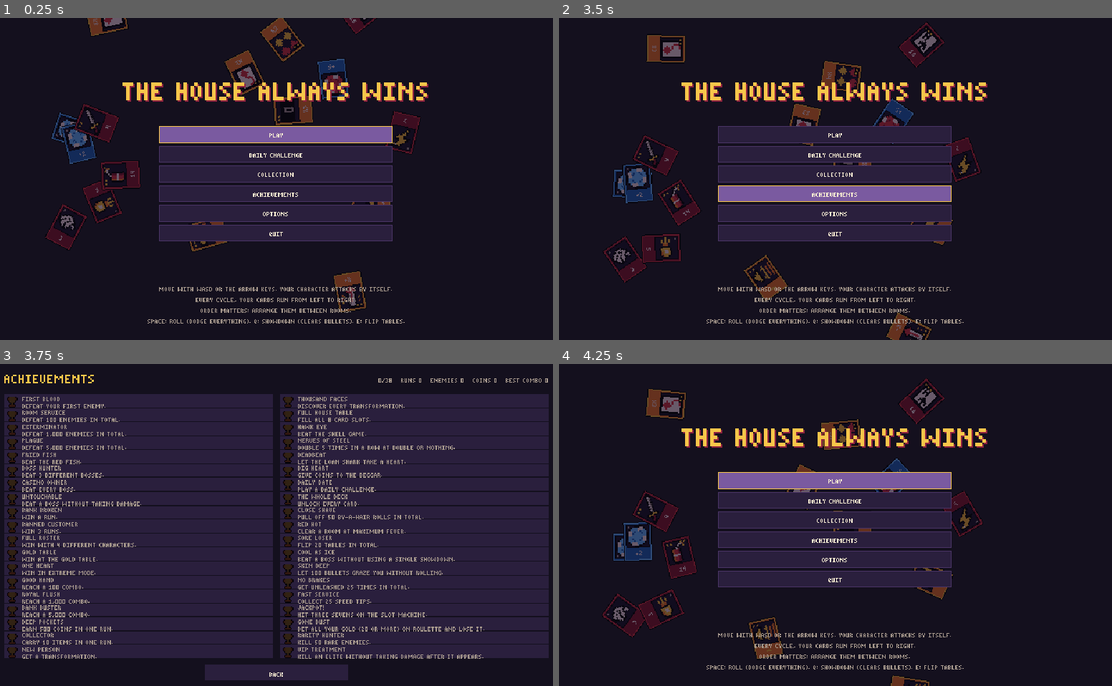
Above: before the commit, frames 1-4 (two rows, left to right).
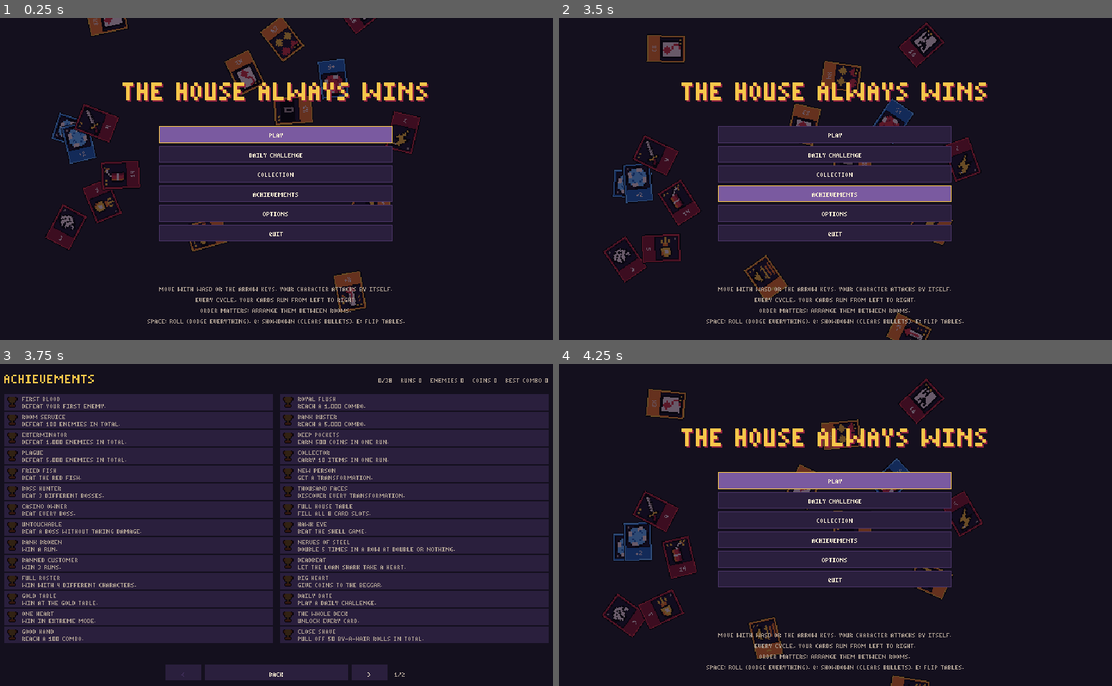
Above: after the commit, the same moments.

Repository: jcamara1240-hub/la-casa-siempre-gana
Game: Godot game, scene res://scenes/main.tscn
Two runs of this game, one before a commit and one after it. Both use one fixed random seed, a clock stepped at 60 frames per second and the inputs below.
Inputs (mouse positions are in pixels of both pictures, inside the frame that each line leads up to):
- Up to frame 1 (0.25 s): no input
- Up to frame 2 (3.5 s): tap Enter at 0.5, 2.75 s; drag from (835, 314) to (890, 108) at 0.52 s; drag from (835, 179) to (807, 243) at 1.27 s; tap Space at 2 s; move the mouse to (835, 179) at 2.02 s; hold Right 2.03-2.75 s; tap Shift at 2.1 s; click (835, 179) at 2.17 s; tap E at 2.3 s; drag from (807, 243) to (664, 130) at 2.77 s
- Up to frame 3 (3.75 s): move the mouse to (447, 573) at 3.52 s; hold Left from 3.53 s (still down); tap Enter at 3.6 s; click (447, 573) at 3.67 s
- Up to frame 4 (4.25 s): keep holding Left; tap Space at 3.77 s; tap Keypad Enter at 3.8 s; tap Escape at 4.15 s

Frames 1-2 are identical in both runs. In frame 3, 21% of the frame differs, in the area x 0-100%, y 10-99%; in frame 4, nothing differs.

Commit message:
Remates: sala de apuestas con mando, logros por páginas y menos etiquetas de raros

Diff:
--- a/scripts/ambiente.gd
+++ b/scripts/ambiente.gd
@@ -25,6 +25,9 @@
 const COLOR_ORO := Color8(247, 198, 74)
 const COLOR_AVISO := Color8(214, 61, 79)
 const COLOR_FIEBRE := Color8(240, 129, 60)
+# Con muchos raros juntos sus etiquetas se pisarían: solo las de los más cercanos al jugador
+# (los élites primero) y sin solaparse. A los demás los distingue el aura.
+const ETIQUETAS_MAX := 4
 
 
 ## Una capa que se pinta llamando a una función del ambiente.
@@ -37,6 +40,10 @@
 
 var _mundo: Node2D
 var _jugador  # el de player.gd
+var _con_etiqueta: Array = []  # los raros y élites que enseñan etiqueta este frame
+var _cand_e: Array = []  # candidatos a etiqueta, del más cercano al más lejano
+var _cand_d: Array = []
+var _cajas_etiqueta: Array = []
 var _jugo  # Jugo: para el humo y los trozos al aparecer
 var _restos: Lienzo
 var _luz: Lienzo
@@ -659,6 +666,7 @@
 	if horda == null:
 		return
 	var parpadeo := int(_t * 14.0) % 2 == 0
+	_elegir_etiquetas(horda)
 	for e in horda.enemigos:
 		if not e.activo() or e is Jefe:
 			continue
@@ -687,21 +695,66 @@
 ## Raros y élites: su etiqueta sobre la cabeza (encima del "!" si va a atacar) y, si llevan
 ## escudo, el arco que les cubre de frente. Se lee en plena horda y por encima del posproceso.
 func _pintar_rango(l: Node2D, e, parpadeo: bool) -> void:
-	var texto: String = e.etiqueta()
 	var color: Color = Enemigo.COLOR_ELITE if e.elite else Enemigo.COLOR_RARO
+	var texto: String = e.etiqueta() if e in _con_etiqueta else ""
+	if texto != "":
+		var caja := _caja_etiqueta(e, texto)
+		l.draw_rect(caja, Color(0.08, 0.06, 0.12, 0.6))
+		l.draw_string(Juego.fuente, caja.position + Vector2(1.0, 7.0), texto, HORIZONTAL_ALIGNMENT_LEFT, -1, 8, color)
+	if e.tiene_mod("escudo"):
+		var ang: float = e.frente().angle()
+		l.draw_arc(e.position, e.radio + 4.0, ang - 0.9, ang + 0.9, 8, Color(color, 0.85 if parpadeo else 0.65), 2.0)
+
+
+## Dónde va la etiqueta (con su fondo): sobre la cabeza, o encima del "!" si va a atacar.
+func _caja_etiqueta(e, texto: String) -> Rect2:
 	var tex: Texture2D = e.texture
 	var alto: float = 16.0 if tex == null else float(tex.get_height()) / e.vframes * absf(e.scale.y)
 	var sube := 10.0 if AVISAN.has(e.tipo) and e.frame == 3 else 0.0
-	if texto != "":
-		var fuente: Font = Juego.fuente
-		var ancho := fuente.get_string_size(texto, HORIZONTAL_ALIGNMENT_LEFT, -1, 8).x
-		var x := clampf(roundf(e.position.x - ancho * 0.5), 2.0, 638.0 - ancho)
-		var y := roundf(e.position.y - alto * 0.5 - 2.0 - sube)
-		l.draw_rect(Rect2(x - 1.0, y - 7.0, ancho + 2.0, 8.0), Color(0.08, 0.06, 0.12, 0.6))
-		l.draw_string(fuente, Vector2(x, y), texto, HORIZONTAL_ALIGNMENT_LEFT, -1, 8, color)
-	if e.tiene_mod("escudo"):
-		var ang: float = e.frente().angle()
-		l.draw_arc(e.position, e.radio + 4.0, ang - 0.9, ang + 0.9, 8, Color(color, 0.85 if parpadeo else 0.65), 2.0)
+	var ancho := Juego.fuente.get_string_size(texto, HORIZONTAL_ALIGNMENT_LEFT, -1, 8).x
+	var x := clampf(roundf(e.position.x - ancho * 0.5), 2.0, 638.0 - ancho)
+	var y := roundf(e.position.y - alto * 0.5 - 2.0 - sube)
+	return Rect2(x - 1.0, y - 7.0, ancho + 2.0, 8.0)
+
+
+## Qué raros y élites llevan etiqueta: como mucho ETIQUETAS_MAX, los élites antes y luego los
+## más cercanos al jugador, saltándose la que pisaría a otra ya puesta. Se miran solo los
+## 2 x ETIQUETAS_MAX más cercanos (inserción en una lista corta): nada que ordenar por frame.
+func _elegir_etiquetas(horda) -> void:
+	_con_etiqueta.clear()
+	_cand_e.clear()
+	_cand_d.clear()
+	var origen: Vector2 = _jugador.position if _jugador != null else CENTRO_PANTALLA
+	var tope := ETIQUETAS_MAX * 2
+	for e in horda.enemigos:
+		if e.rango <= 0 or not e.activo() or e is Jefe:
+			continue
+		var d: float = origen.distance_squared_to(e.position) - (1.0e9 if e.elite else 0.0)
+		if _cand_d.size() >= tope and d >= _cand_d[-1]:
+			continue
+		var i := _cand_d.bsearch(d)
+		_cand_d.insert(i, d)
+		_cand_e.insert(i, e)
+		if _cand_d.size() > tope:
+			_cand_d.pop_back()
+			_cand_e.pop_back()
+	_cajas_etiqueta.clear()
+	for e in _cand_e:
+		var texto: String = e.etiqueta()
+		if texto == "":
+			continue
+		var caja := _caja_etiqueta(e, texto).grow(1.0)
+		var pisa := false
+		for otra in _cajas_etiqueta:
+			if caja.intersects(otra):
+				pisa = true
+				break
+		if pisa:
+			continue
+		_cajas_etiqueta.append(caja)
+		_con_etiqueta.append(e)
+		if _con_etiqueta.size() >= ETIQUETAS_MAX:
+			return
 
 
 ## El rótulo de la oleada, pegado al muro de arriba: dos rayas entran desde los lados, el
--- a/scripts/idioma.gd
+++ b/scripts/idioma.gd
@@ -345,6 +345,8 @@
 	"Reina": "Queen", "Crupier": "Dealer", "Matón": "Thug", "Camarero": "Waiter",
 	"Cazarrarezas": "Rarity Hunter", "Elimina a 50 enemigos raros.": "Kill 50 rare enemies.",
 	"Trato VIP": "VIP Treatment", "Elimina a un élite sin recibir daño desde que aparece.": "Kill an elite without taking damage after it appears.",
+	# Sala de apuestas con mando: la ayuda enseña el botón de interactuar.
+	"%s: JUGAR A LA TRAGAPERRAS": "%s: PLAY THE SLOT MACHINE", "%s: JUGAR A LA RULETA": "%s: PLAY ROULETTE",
 }
 
 
--- a/scripts/main.gd
+++ b/scripts/main.gd
@@ -1106,7 +1106,11 @@
 	var r := maquina_a_mano()
 	var texto := ""
 	if r != null and not Juego.tactil:
-		texto = Idioma.t("E: JUGAR A LA TRAGAPERRAS") if r.datos.maquina == "tragaperras" else Idioma.t("E: JUGAR A LA RULETA")
+		if Mando.activo:
+			var ayuda := "%s: JUGAR A LA TRAGAPERRAS" if r.datos.maquina == "tragaperras" else "%s: JUGAR A LA RULETA"
+			texto = Idioma.t(ayuda) % Mando.nombre("interactuar")
+		else:
+			texto = Idioma.t("E: JUGAR A LA TRAGAPERRAS") if r.datos.maquina == "tragaperras" else Idioma.t("E: JUGAR A LA RULETA")
 	if texto == _hint_maquina:
 		return
 	if _aviso.text == _hint_maquina:
--- a/scripts/panel_apuestas.gd
+++ b/scripts/panel_apuestas.gd
@@ -3,6 +3,7 @@
 ## La tragaperras y la ruleta de la sala de apuestas. Las reglas están en Apuestas: aquí
 ## se apuesta, se anima y se enseña lo que ha salido. Con ratón (o dedo) se pulsa en los
 ## botones; con teclado, flechas para elegir y E, Intro o Espacio para pulsar. Esc sale.
+## Con mando, la cruceta o el stick eligen (arriba y abajo cambian de fila), A pulsa y B sale.
 
 signal cerrado
 signal jugada  # después de cada tirada: main guarda la partida y ya no vale recargar
@@ -46,6 +47,7 @@
 var _vida_max_visto := -1
 var _destello := 0.0  # el panel se ilumina un momento con los premios buenos
 var _t := 0.0
+var _seguro := 0.0  # con el mando, un instante en el que A y B no hacen nada (ver Selector)
 # Tragaperras
 var _rodillos: Array = ["siete", "siete", "siete"]
 var _giro: Array = [0.0, 0.0, 0.0]
@@ -96,6 +98,7 @@
 	_destello = 0.0
 	_parado = [true, true, true]
 	_ficha = Apuestas.FICHAS[0]
+	_seguro = Selector.SEGURO_MANDO
 	visible = true
 	if _maquina == "tragaperras":
 		_texto = Idioma.t("TRES IGUALES EN LA LÍNEA. CADA TIRADA CUESTA MÁS QUE LA ANTERIOR.")
@@ -238,6 +241,8 @@
 		Sonido.tocar("perder")
 	if _resultado.has("objeto"):
 		Sonido.tocar("objeto")
+	# Si vienes aporreando A para acabar la animación, no vuelves a tirar sin ver el premio.
+	_seguro = Selector.SEGURO_MANDO
 	_menu()
 
 
@@ -304,6 +309,7 @@
 	if not visible:
 		return
 	_t += delta
+	_seguro = maxf(_seguro - delta, 0.0)
 	_destello = maxf(_destello - delta * 1.5, 0.0)
 	for i in 3:
 		_rebote[i] = maxf(_rebote[i] - delta, 0.0)
@@ -363,6 +369,12 @@
 
 
 func _unhandled_input(evento: InputEvent) -> void:
+	if visible and Mando.es_mando(evento):
+		var tecla := Mando.tecla_mando(evento)
+		if tecla != KEY_NONE:
+			get_viewport().set_input_as_handled()
+			_entrada_mando(tecla)
+		return
 	if not visible or not (evento is InputEventKey) or not evento.pressed or evento.echo:
 		return
 	get_viewport().set_input_as_handled()
@@ -381,6 +393,60 @@
 			_mover_seleccion(-1)
 		KEY_RIGHT, KEY_DOWN, KEY_D, KEY_S, KEY_TAB:
 			_mover_seleccion(1)
+
+
+## Con el mando: la cruceta o el stick recorren los botones que se pueden pulsar (arriba y
+## abajo saltan de fila: fichas, apuestas, marcharse), A pulsa y B se marcha. Mientras gira,
+## A o B acaban la animación. Al abrir y al ver un premio, A y B esperan un instante.
+func _entrada_mando(tecla: Key) -> void:
+	if _fase == Fase.GIRANDO:
+		if tecla == KEY_ENTER or tecla == KEY_ESCAPE:
+			saltar_animacion()
+		return
+	match tecla:
+		KEY_LEFT: _mover_mando(Vector2.LEFT)
+		KEY_RIGHT: _mover_mando(Vector2.RIGHT)
+		KEY_UP: _mover_mando(Vector2.UP)
+		KEY_DOWN: _mover_mando(Vector2.DOWN)
+		KEY_ENTER:
+			if _seguro > 0.0:
+				return
+			if _sobre == -1 or not _botones[_sobre].activo:
+				_sobre = _primer_activo()
+			else:
+				_pulsar(_sobre)
+		KEY_ESCAPE:
+			if _seguro > 0.0:
+				return
+			_cerrar()
+
+
+## El botón activo más cercano hacia ese lado (por filas); si no hay ninguno, el siguiente
+## en orden, como con el teclado.
+func _mover_mando(hacia: Vector2) -> void:
+	if _sobre == -1 or _sobre >= _botones.size():
+		_sobre = _primer_activo()
+		return
+	var desde: Vector2 = _botones[_sobre].caja.get_center()
+	var mejor := -1
+	var mejor_d := INF
+	for i in _botones.size():
+		if i == _sobre or not _botones[i].activo:
+			continue
+		var d: Vector2 = _botones[i].caja.get_center() - desde
+		var avance := d.dot(hacia)
+		var lado := absf(d.dot(hacia.orthogonal()))
+		if avance <= 2.0 or (hacia.x != 0.0 and lado > 4.0):
+			continue  # a izquierda y derecha, solo en la misma fila
+		var dist := avance + lado * 0.5
+		if dist < mejor_d:
+			mejor_d = dist
+			mejor = i
+	if mejor == -1:
+		_mover_seleccion(1 if hacia.x + hacia.y > 0.0 else -1)
+		return
+	_sobre = mejor
+	Sonido.tocar("mover")
 
 
 func _mover_seleccion(paso: int) -> void:
--- a/scripts/pantalla_logros.gd
+++ b/scripts/pantalla_logros.gd
@@ -7,6 +7,9 @@
 const CAJA_VOLVER := Rect2(240, 336, 160, 18)
 const ALTO_MAX := 20.0
 const ZONA := 296.0  # alto libre entre el título y el botón de volver
+# Con más logros de los que caben a dos columnas de filas enteras, se pasa de página.
+const CAJA_ANTERIOR := Rect2(196, 336, 40, 18)
+const CAJA_SIGUIENTE := Rect2(404, 336, 40, 18)
 const COLOR_CREMA := Color8(247, 236, 210)
 const COLOR_ORO := Color8(247, 198, 74)
 const COLOR_GRIS := Color8(168, 154, 142)
@@ -15,6 +18,8 @@
 var _trofeo: Texture2D
 var _por_columna := 14
 var _alto_fila := ALTO_MAX
+var _pagina := 0
+var _paginas := 1
 
 
 func _ready() -> void:
@@ -22,13 +27,16 @@
 	size = Vector2(640, 360)
 	visible = false
 	_ids = LogrosDB.LOGROS.keys()
-	# Dos columnas; si hay más logros, las filas se aprietan para que todo quepa sobre el botón.
-	_por_columna = maxi(1, ceili(_ids.size() / 2.0))
-	_alto_fila = minf(ALTO_MAX, ZONA / _por_columna)
+	# Dos columnas de filas enteras (nombre y descripción se leen sin pisarse); lo que no
+	# cabe va a la página siguiente.
+	_por_columna = maxi(1, floori(ZONA / ALTO_MAX))
+	_alto_fila = ALTO_MAX
+	_paginas = maxi(1, ceili(_ids.size() / float(_por_columna * 2)))
 	_trofeo = load("res://assets/objetos/trofeo.png")
 
 
 func abrir() -> void:
+	_pagina = 0
 	visible = true
 	queue_redraw()
 
@@ -39,16 +47,47 @@
 	atras.emit()
 
 
-func _gui_input(evento: InputEvent) -> void:
-	if evento is InputEventMouseButton and evento.pressed and evento.button_index == MOUSE_BUTTON_LEFT \
-			and CAJA_VOLVER.has_point(evento.position):
-		_volver()
+func _pasar_pagina(paso: int) -> void:
+	var nueva := clampi(_pagina + paso, 0, _paginas - 1)
+	if nueva == _pagina:
+		return
+	_pagina = nueva
+	Sonido.tocar("mover")
+	queue_redraw()
 
 
+func _gui_input(evento: InputEvent) -> void:
+	if not (evento is InputEventMouseButton) or not evento.pressed:
+		return
+	match evento.button_index:
+		MOUSE_BUTTON_LEFT:
+			if CAJA_VOLVER.has_point(evento.position):
+				_volver()
+			elif _paginas > 1 and CAJA_ANTERIOR.grow(4.0).has_point(evento.position):
+				_pasar_pagina(-1)
+			elif _paginas > 1 and CAJA_SIGUIENTE.grow(4.0).has_point(evento.position):
+				_pasar_pagina(1)
+		MOUSE_BUTTON_WHEEL_UP, MOUSE_BUTTON_WHEEL_LEFT:
+			_pasar_pagina(-1)
+		MOUSE_BUTTON_WHEEL_DOWN, MOUSE_BUTTON_WHEEL_RIGHT:
+			_pasar_pagina(1)
+
+
+## Teclado y mando (Mando.tecla traduce los botones): flechas, A/D, Re Pág y Av Pág, o la
+## cruceta, el stick, LB y RB pasan de página; Esc, Intro, A o B vuelven.
 func _unhandled_input(evento: InputEvent) -> void:
-	if visible and Mando.tecla(evento) in [KEY_ESCAPE, KEY_ENTER, KEY_KP_ENTER]:
+	if not visible:
+		return
+	var tecla := Mando.tecla(evento)
+	if tecla in [KEY_ESCAPE, KEY_ENTER, KEY_KP_ENTER]:
 		_volver()
-		get_viewport().set_input_as_handled()
+	elif tecla in [KEY_LEFT, KEY_UP, KEY_A, KEY_W, KEY_PAGEUP]:
+		_pasar_pagina(-1)
+	elif tecla in [KEY_RIGHT, KEY_DOWN, KEY_D, KEY_S, KEY_PAGEDOWN]:
+		_pasar_pagina(1)
+	else:
+		return
+	get_viewport().set_input_as_handled()
 
 
 func _draw() -> void:
@@ -58,10 +97,12 @@
 	var resumen := Idioma.t("%d/%d   PARTIDAS %d   ENEMIGOS %d   MONEDAS %d   MEJOR COMBO %d") % [
 		Progreso.logros.size(), _ids.size(), Progreso.partidas, int(c.get("enemigos", 0)), int(c.get("monedas", 0)), int(c.get("combo", 0))]
 	draw_string(Juego.fuente, Vector2(0, 21), resumen, HORIZONTAL_ALIGNMENT_RIGHT, 624, 8, COLOR_GRIS)
-	for i in _ids.size():
+	var por_pagina := _por_columna * 2
+	for i in range(_pagina * por_pagina, mini(_ids.size(), (_pagina + 1) * por_pagina)):
 		var id: String = _ids[i]
-		var columna := i / _por_columna
-		var p := Vector2(16.0 + columna * 308.0, 34.0 + (i % _por_columna) * _alto_fila)
+		var k := i - _pagina * por_pagina
+		var columna := k / _por_columna
+		var p := Vector2(16.0 + columna * 308.0, 34.0 + (k % _por_columna) * _alto_fila)
 		var ok: bool = Progreso.logros.has(id)
 		draw_rect(Rect2(p, Vector2(300, minf(18.0, _alto_fila - 1.0))), Color8(42, 31, 61))
 		draw_texture(_trofeo, p + Vector2(3, 3), Color.WHITE if ok else Color(0.2, 0.17, 0.26))
@@ -69,3 +110,13 @@
 		draw_string(Juego.fuente, p + Vector2(20, 16), LogrosDB.descripcion(id), HORIZONTAL_ALIGNMENT_LEFT, 276, 8, COLOR_CREMA if ok else COLOR_GRIS)
 	draw_rect(CAJA_VOLVER, Color8(42, 31, 61))
 	draw_string(Juego.fuente, Vector2(CAJA_VOLVER.position.x, 350), Idioma.t("VOLVER"), HORIZONTAL_ALIGNMENT_CENTER, CAJA_VOLVER.size.x, 8, COLOR_CREMA)
+	if _paginas > 1:
+		# Con el mando, las flechas enseñan sus botones (LB y RB).
+		var flechas := [Mando.nombre("pestana_izq"), Mando.nombre("pestana_der")] if Mando.activo else ["<", ">"]
+		var cajas := [CAJA_ANTERIOR, CAJA_SIGUIENTE]
+		for j in 2:
+			var se_puede := _pagina > 0 if j == 0 else _pagina < _paginas - 1
+			draw_rect(cajas[j], Color8(42, 31, 61))
+			draw_string(Juego.fuente, cajas[j].position + Vector2(0, 14), flechas[j], HORIZONTAL_ALIGNMENT_CENTER, cajas[j].size.x, 8,
+					COLOR_CREMA if se_puede else Color8(74, 52, 102))
+		draw_string(Juego.fuente, Vector2(CAJA_SIGUIENTE.end.x + 8, 350), "%d/%d" % [_pagina + 1, _paginas], HORIZONTAL_ALIGNMENT_LEFT, -1, 8, COLOR_GRIS)
--- a/tests/prueba_apuestas.gd
+++ b/tests/prueba_apuestas.gd
@@ -203,7 +203,9 @@
 func _resultados() -> void:
 	_estado(50, 8)
 	var r := _aplicar("777")
-	_ok(J.oro == 150 and J.objetos.size() == 1 and r.has("objeto"), "777: diez veces el precio y un objeto")
+	# Algún objeto trae monedas al cogerlo: se cuentan aparte.
+	var del_objeto := int(load("res://scripts/objetos_db.gd").OBJETOS[r.objeto].efecto.get("monedas", 0)) if r.has("objeto") else 0
+	_ok(J.oro == 150 + del_objeto and J.objetos.size() == 1 and r.has("objeto"), "777: diez veces el precio y un objeto")
 	_ok(Progreso.logros.has("premio_gordo"), "777: logro Premio Gordo")
 	_estado(50, 8)
 	_aplicar("monedas")
@@ -464,7 +466,8 @@
 	J.cartas = ["bala", "abanico", "", "", ""]
 	m._guardar_punto()
 	var punto: Dictionary = Guardado.cargar()
-	p.pulsar_texto(Idioma.t("TIRAR DE LA PALANCA (%d)").split(" (")[0])
+	p._menu()  # si la primera fue una emboscada, el panel solo ofrecía pelear
+	_ok(p.pulsar_texto(Idioma.t("TIRAR DE LA PALANCA (%d)").split(" (")[0]), "se puede volver a tirar")
 	p.saltar_animacion()
 	var segunda: Dictionary = p._resultado.duplicate()
 	p._cerrar()
@@ -523,6 +526,7 @@
 	_pulsar_tecla(KEY_ESCAPE)
 	await _esperar(2)
 	_ok(not p.visible and not paused, "Esc cierra la ruleta y el juego sigue")
+	await _con_mando()
 	# Modo extremo: no hay sala de apuestas (vuelve a ser de combate).
 	var hay := false
 	for _i in 20:
@@ -543,6 +547,92 @@
 	m._ir_al_menu()
 
 
+func _boton(boton: int) -> void:
+	for pulsado in [true, false]:
+		var ev := InputEventJoypadButton.new()
+		ev.device = 0
+		ev.button_index = boton
+		ev.pressed = pulsado
+		ev.pressure = 1.0 if pulsado else 0.0
+		Input.parse_input_event(ev)
+		await process_frame
+
+
+## La sala entera con mando: Y abre la máquina, la cruceta elige, A pulsa y B se marcha.
+func _con_mando() -> void:
+	var Mando = load("res://scripts/mando.gd")
+	var p = m._panel_apuestas
+	_quitar_emboscada()
+	_estado(200, 8)
+	m.jugador.position = Vector2(176, 92)
+	await _esperar(3)
+	Mando.activo = true  # lo último que se ha tocado es el mando
+	await _esperar(2)
+	_ok(m._aviso.text == Idioma.t("%s: JUGAR A LA TRAGAPERRAS") % Mando.nombre("interactuar"),
+			"con mando, la ayuda de la tragaperras enseña su botón: " + m._aviso.text)
+	await _boton(JOY_BUTTON_Y)
+	await _esperar(1)
+	_ok(p.visible and paused and p._maquina == "tragaperras", "el botón de interactuar (Y) abre la tragaperras")
+	var tiradas := int(m.actual.get("tiradas_tragaperras", 0))
+	await _boton(JOY_BUTTON_A)
+	_ok(not p.esta_girando() and int(m.actual.get("tiradas_tragaperras", 0)) == tiradas,
+			"nada más abrir, A no tira (por si venías aporreando)")
+	await _esperar(20)
+	await _boton(JOY_BUTTON_DPAD_DOWN)
+	_ok(p._botones[p._sobre].texto == Idioma.t("MARCHARSE"), "abajo señala Marcharse")
+	await _boton(JOY_BUTTON_DPAD_UP)
+	await _boton(JOY_BUTTON_A)
+	_ok(p.esta_girando() and int(m.actual.get("tiradas_tragaperras", 0)) == tiradas + 1, "A tira de la palanca")
+	await _boton(JOY_BUTTON_A)
+	_ok(not p.esta_girando() and p._texto != "", "A durante el giro lo acaba y enseña el premio")
+	await _boton(JOY_BUTTON_A)
+	_ok(not p.esta_girando() and int(m.actual.get("tiradas_tragaperras", 0)) == tiradas + 1,
+			"aporreando A no se vuelve a tirar sin ver el premio")
+	await _esperar(20)
+	await _boton(JOY_BUTTON_B)
+	await _esperar(2)
+	_ok(not p.visible, "B se marcha de la tragaperras")
+	_quitar_emboscada()
+	if m._selector.visible or m._barra.modo_sustituir:
+		m._selector.visible = false
+		m._barra.modo_sustituir = false
+	paused = false
+	# Ahora a la ruleta.
+	_estado(200, 8)
+	m.jugador.position = Vector2(472, 130)
+	await _esperar(3)
+	_ok(m._aviso.text == Idioma.t("%s: JUGAR A LA RULETA") % Mando.nombre("interactuar"),
+			"al lado de la ruleta la ayuda cambia: " + m._aviso.text)
+	await _boton(JOY_BUTTON_Y)
+	await _esperar(1)
+	_ok(p.visible and p._maquina == "ruleta" and p._sobre == 4, "Y abre la ruleta, con el cursor en el rojo")
+	await _esperar(20)
+	await _boton(JOY_BUTTON_DPAD_UP)
+	_ok(p._sobre == 0, "arriba sube a la ficha que hay encima")
+	await _boton(JOY_BUTTON_DPAD_RIGHT)
+	_ok(p._sobre == 1, "derecha pasa a la ficha siguiente")
+	await _boton(JOY_BUTTON_A)
+	_ok(p._ficha == 10, "A elige la ficha de 10")
+	await _boton(JOY_BUTTON_DPAD_DOWN)
+	_ok(p._botones[p._sobre].texto == Idioma.t("NEGRO (x2)"), "abajo baja a la apuesta más cercana (el negro)")
+	var en_ruleta := int(m.actual.get("tiradas_ruleta", 0))
+	await _boton(JOY_BUTTON_A)
+	_ok(p.esta_girando() and p._resultado.get("apuesta") == "negro" and int(p._resultado.get("cantidad", 0)) == 10
+			and int(m.actual.get("tiradas_ruleta", 0)) == en_ruleta + 1, "A apuesta 10 al negro")
+	await _boton(JOY_BUTTON_B)
+	_ok(not p.esta_girando() and p.visible, "B durante el giro lo acaba, sin cerrar")
+	await _boton(JOY_BUTTON_B)
+	_ok(p.visible, "y al ver el número, B espera un instante (pulsación arrastrada)")
+	await _esperar(20)
+	await _boton(JOY_BUTTON_B)
+	await _esperar(2)
+	_ok(not p.visible and not paused, "B se marcha de la ruleta y el juego sigue")
+	# Vuelve el teclado: la ayuda vuelve a ser la E.
+	_pulsar_tecla(KEY_SHIFT)
+	await _esperar(3)
+	_ok(not Mando.activo and m._aviso.text == Idioma.t("E: JUGAR A LA RULETA"), "con teclado la ayuda vuelve a ser la E")
+
+
 func _quitar_emboscada() -> void:
 	if m.actual.get("emboscada", false):
 		m.actual["emboscada"] = false
--- a/tests/prueba_mando.gd
+++ b/tests/prueba_mando.gd
@@ -126,6 +126,11 @@
 	await _ir_a_boton(menu, "logros")
 	await _pulsar(JOY_BUTTON_A)
 	_ok(m._logros.visible, "A abre los logros")
+	if m._logros._paginas > 1:
+		await _pulsar(JOY_BUTTON_RIGHT_SHOULDER)
+		_ok(m._logros._pagina == 1, "RB pasa a la siguiente página de logros")
+		await _pulsar(JOY_BUTTON_DPAD_LEFT)
+		_ok(m._logros._pagina == 0, "la cruceta vuelve a la primera")
 	await _pulsar(JOY_BUTTON_B)
 	_ok(not m._logros.visible and menu.visible, "B sale de los logros")
 
--- a/tests/prueba_rangos.gd
+++ b/tests/prueba_rangos.gd
@@ -265,6 +265,54 @@
 	_ok(uniformes.size() == 3, "tres uniformes de camarero: %s" % str(uniformes.keys()))
 	_ok(mismo, "el uniforme sale del sitio de nacimiento (no gasta azar)")
 
+	# ---- muchos raros juntos: solo unas pocas etiquetas (las más cercanas) y sin pisarse
+	for e in horda.enemigos:
+		e.muerto = true
+	await _esperar(2)
+	var amb = m._jugo._amb
+	var juntos: Array = []
+	for i in 12:
+		var e = horda.crear("ficha", yo.position + Vector2(30 + (i % 4) * 9, (i / 4) * 5 - 5), 1.0)
+		e.hacer_rango(RARO, ["veloz"])
+		e._nacer = 0.0  # ya nacido: activo() desde ya
+		juntos.append(e)
+	var lejos = horda.crear("ficha", yo.position + Vector2(-140, 0), 1.0)
+	lejos.hacer_rango(RARO, ["veloz"])
+	lejos._nacer = 0.0
+	amb._elegir_etiquetas(horda)
+	var con: Array = amb._con_etiqueta
+	_ok(con.size() >= 1 and con.size() <= amb.ETIQUETAS_MAX, "con 13 raros solo se etiquetan unos pocos (%d)" % con.size())
+	_ok(not con.has(lejos), "el raro lejano no lleva etiqueta: le basta el aura")
+	var pisan := false
+	for i in amb._cajas_etiqueta.size():
+		for j in range(i + 1, amb._cajas_etiqueta.size()):
+			pisan = pisan or amb._cajas_etiqueta[i].intersects(amb._cajas_etiqueta[j])
+	_ok(not pisan, "las etiquetas que se ven no se pisan")
+	for e in juntos:
+		e.muerto = true
+	var separados: Array = []
+	for i in 6:
+		var e = horda.crear("ficha", yo.position + Vector2(-120 + i * 48, 40 + i * 2), 1.0)
+		e.hacer_rango(RARO, ["veloz"])
+		e._nacer = 0.0
+		separados.append(e)
+	separados.sort_custom(func(a, b): return yo.position.distance_squared_to(a.position) < yo.position.distance_squared_to(b.position))
+	amb._elegir_etiquetas(horda)
+	var cercanos := true
+	for e in separados.slice(0, amb.ETIQUETAS_MAX):
+		cercanos = cercanos and amb._con_etiqueta.has(e)
+	_ok(amb._con_etiqueta.size() == amb.ETIQUETAS_MAX and cercanos, "separados, se etiquetan los %d más cercanos" % amb.ETIQUETAS_MAX)
+	var elite_lejos = horda.crear("ficha", yo.position + Vector2(0, 120), 1.0)
+	elite_lejos.hacer_rango(ELITE, ["blindado", "veloz"])
+	elite_lejos._nacer = 0.0
+	amb._elegir_etiquetas(horda)
+	_ok(amb._con_etiqueta.has(elite_lejos), "el élite enseña su etiqueta aunque esté más lejos")
+	for e in horda.enemigos:
+		e.muerto = true
+	await _esperar(2)
+	amb._elegir_etiquetas(horda)
+	_ok(amb._con_etiqueta.is_empty(), "sin raros vivos no hay etiquetas")
+
 	# ---- rendimiento: una horda de 70 con un tercio de raros y élites no se atasca
 	for e in horda.enemigos:
 		e.muerto = true
